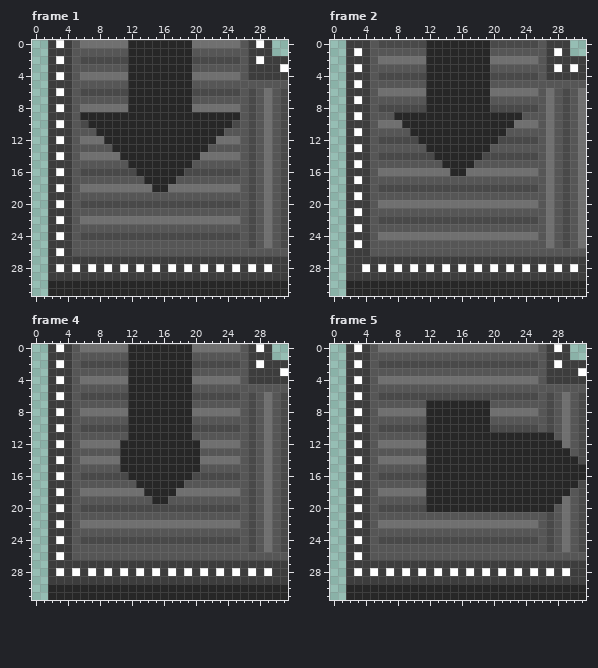
Two states of a pixel-art file, Assets/Sprites/Conveyors/down right curve conv.aseprite. The picture above is the old version.
32x32 pixels, 11 frames. Shown: frame 1, frame 2, frame 4, frame 5. The commit also changed other frames, which this record leaves out.
After the commit:
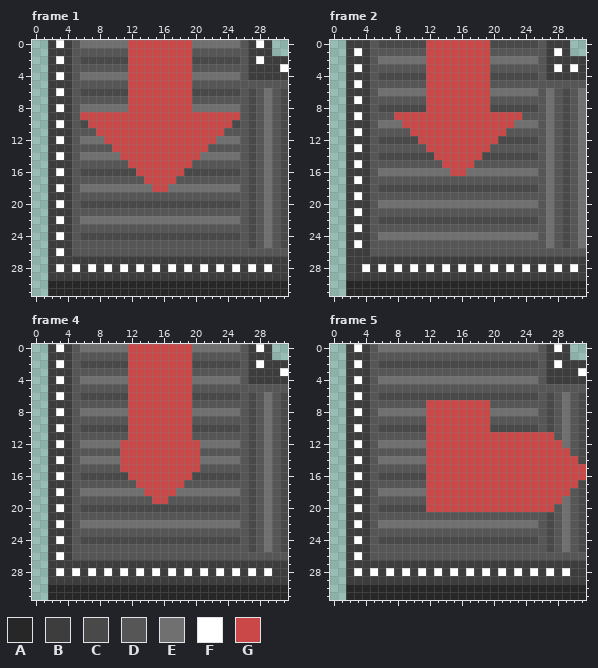
Palette (. is transparent): A #272727  B #3d3d3d  C #494949  D #565656  E #707070  F #ffffff  G #cb4848
Difference:
--- frame 1, layer "Layer 7"
@@ x 0..31 @@
- 0 ..BFBDEEEEEEAAAAAAAAEEEEEEDBFB..
- 1 ..BBBDDDDDDDAAAAAAAADDDDDDDBBB..
- 2 ..BFBDCCCCCCAAAAAAAACCCCCCDBFBBB
- 3 ..BBBDDDDDDDAAAAAAAADDDDDDDBBBBF
- 4 ..BFBDEEEEEEAAAAAAAAEEEEEEDBBBBB
- 5 ..BBBDDDDDDDAAAAAAAADDDDDDDDDDDD
- 6 ..BFBDCCCCCCAAAAAAAACCCCCCDCDEDC
- 7 ..BBBDDDDDDDAAAAAAAADDDDDDDCDEDC
- 8 ..BFBDEEEEEEAAAAAAAAEEEEEEDCDEDC
- 9 ..BBBDAAAAAAAAAAAAAAAAAAAADCDEDC
-10 ..BFBDCAAAAAAAAAAAAAAAAAACDCDEDC
-11 ..BBBDDDAAAAAAAAAAAAAAAADDDCDEDC
-12 ..BFBDEEEAAAAAAAAAAAAAAEEEDCDEDC
-13 ..BBBDDDDDAAAAAAAAAAAADDDDDCDEDC
-14 ..BFBDEEEEEAAAAAAAAAAEEEEEDCDEDC
-15 ..BBBDDDDDDDAAAAAAAADDDDDDDCDEDC
-16 ..BFBDCCCCCCCAAAAAACCCCCCCDCDEDC
-17 ..BBBDDDDDDDDDAAAADDDDDDDDDCDEDC
-18 ..BFBDEEEEEEEEEAAEEEEEEEEEDCDEDC
+ 0 ..BFBDEEEEEEGGGGGGGGEEEEEEDBFB..
+ 1 ..BBBDDDDDDDGGGGGGGGDDDDDDDBBB..
+ 2 ..BFBDCCCCCCGGGGGGGGCCCCCCDBFBBB
+ 3 ..BBBDDDDDDDGGGGGGGGDDDDDDDBBBBF
+ 4 ..BFBDEEEEEEGGGGGGGGEEEEEEDBBBBB
+ 5 ..BBBDDDDDDDGGGGGGGGDDDDDDDDDDDD
+ 6 ..BFBDCCCCCCGGGGGGGGCCCCCCDCDEDC
+ 7 ..BBBDDDDDDDGGGGGGGGDDDDDDDCDEDC
+ 8 ..BFBDEEEEEEGGGGGGGGEEEEEEDCDEDC
+ 9 ..BBBDGGGGGGGGGGGGGGGGGGGGDCDEDC
+10 ..BFBDCGGGGGGGGGGGGGGGGGGCDCDEDC
+11 ..BBBDDDGGGGGGGGGGGGGGGGDDDCDEDC
+12 ..BFBDEEEGGGGGGGGGGGGGGEEEDCDEDC
+13 ..BBBDDDDDGGGGGGGGGGGGDDDDDCDEDC
+14 ..BFBDEEEEEGGGGGGGGGGEEEEEDCDEDC
+15 ..BBBDDDDDDDGGGGGGGGDDDDDDDCDEDC
+16 ..BFBDCCCCCCCGGGGGGCCCCCCCDCDEDC
+17 ..BBBDDDDDDDDDGGGGDDDDDDDDDCDEDC
+18 ..BFBDEEEEEEEEEGGEEEEEEEEEDCDEDC
 19 ..BBBDDDDDDDDDDDDDDDDDDDDDDCDEDC
--- frame 2, layer "Layer 7"
@@ x 6..25 @@
- 0 CCCCCCAAAAAAAACCCCCC
- 1 DDDDDDAAAAAAAADDDDDD
- 2 EEEEEEAAAAAAAAEEEEEE
- 3 DDDDDDAAAAAAAADDDDDD
- 4 CCCCCCAAAAAAAACCCCCC
- 5 DDDDDDAAAAAAAADDDDDD
- 6 EEEEEEAAAAAAAAEEEEEE
- 7 DDDDDDAAAAAAAADDDDDD
- 8 CCCCCCAAAAAAAACCCCCC
- 9 DDAAAAAAAAAAAAAAAADD
-10 EEEAAAAAAAAAAAAAAEEE
-11 DDDDAAAAAAAAAAAADDDD
-12 CCCCCAAAAAAAAAACCCCC
-13 DDDDDDAAAAAAAADDDDDD
-14 CCCCCCCAAAAAACCCCCCC
-15 DDDDDDDDAAAADDDDDDDD
-16 EEEEEEEEEAAEEEEEEEEE
+ 0 CCCCCCGGGGGGGGCCCCCC
+ 1 DDDDDDGGGGGGGGDDDDDD
+ 2 EEEEEEGGGGGGGGEEEEEE
+ 3 DDDDDDGGGGGGGGDDDDDD
+ 4 CCCCCCGGGGGGGGCCCCCC
+ 5 DDDDDDGGGGGGGGDDDDDD
+ 6 EEEEEEGGGGGGGGEEEEEE
+ 7 DDDDDDGGGGGGGGDDDDDD
+ 8 CCCCCCGGGGGGGGCCCCCC
+ 9 DDGGGGGGGGGGGGGGGGDD
+10 EEEGGGGGGGGGGGGGGEEE
+11 DDDDGGGGGGGGGGGGDDDD
+12 CCCCCGGGGGGGGGGCCCCC
+13 DDDDDDGGGGGGGGDDDDDD
+14 CCCCCCCGGGGGGCCCCCCC
+15 DDDDDDDDGGGGDDDDDDDD
+16 EEEEEEEEEGGEEEEEEEEE
 17 DDDDDDDDDDDDDDDDDDDD
--- frame 4, layer "Layer 7"
@@ x 9..22 @@
- 0 EEEAAAAAAAAEEE
- 1 DDDAAAAAAAADDD
- 2 CCCAAAAAAAACCC
- 3 DDDAAAAAAAADDD
- 4 EEEAAAAAAAAEEE
- 5 DDDAAAAAAAADDD
- 6 CCCAAAAAAAACCC
- 7 DDDAAAAAAAADDD
- 8 EEEAAAAAAAAEEE
- 9 DDDAAAAAAAADDD
-10 CCCAAAAAAAACCC
-11 DDDAAAAAAAADDD
-12 EEAAAAAAAAAAEE
-13 DDAAAAAAAAAADD
-14 EEAAAAAAAAAAEE
-15 DDAAAAAAAAAADD
-16 CCCAAAAAAAACCC
-17 DDDDAAAAAADDDD
-18 EEEEEAAAAEEEEE
-19 DDDDDDAADDDDDD
+ 0 EEEGGGGGGGGEEE
+ 1 DDDGGGGGGGGDDD
+ 2 CCCGGGGGGGGCCC
+ 3 DDDGGGGGGGGDDD
+ 4 EEEGGGGGGGGEEE
+ 5 DDDGGGGGGGGDDD
+ 6 CCCGGGGGGGGCCC
+ 7 DDDGGGGGGGGDDD
+ 8 EEEGGGGGGGGEEE
+ 9 DDDGGGGGGGGDDD
+10 CCCGGGGGGGGCCC
+11 DDDGGGGGGGGDDD
+12 EEGGGGGGGGGGEE
+13 DDGGGGGGGGGGDD
+14 EEGGGGGGGGGGEE
+15 DDGGGGGGGGGGDD
+16 CCCGGGGGGGGCCC
+17 DDDDGGGGGGDDDD
+18 EEEEEGGGGEEEEE
+19 DDDDDDGGDDDDDD
 20 CCCCCCCCCCCCCC
--- frame 5, layer "Layer 7"
@@ x 10..31 @@
  6 CCCCCCCCCCCCCCCCDCDEDC
- 7 DDAAAAAAAADDDDDDDCDEDC
- 8 EEAAAAAAAAEEEEEEDCDEDC
- 9 DDAAAAAAAADDDDDDDCDEDC
-10 CCAAAAAAAACCCCCCDCDEDC
-11 DDAAAAAAAAAAAAAAAADEDC
-12 EEAAAAAAAAAAAAAAAAAEDC
-13 DDAAAAAAAAAAAAAAAAAADC
-14 EEAAAAAAAAAAAAAAAAAAAC
-15 DDAAAAAAAAAAAAAAAAAAAA
-16 CCAAAAAAAAAAAAAAAAAAAA
-17 DDAAAAAAAAAAAAAAAAAAAC
-18 EEAAAAAAAAAAAAAAAAAADC
-19 DDAAAAAAAAAAAAAAAAAEDC
-20 CCAAAAAAAAAAAAAAAADEDC
+ 7 DDGGGGGGGGDDDDDDDCDEDC
+ 8 EEGGGGGGGGEEEEEEDCDEDC
+ 9 DDGGGGGGGGDDDDDDDCDEDC
+10 CCGGGGGGGGCCCCCCDCDEDC
+11 DDGGGGGGGGGGGGGGGGDEDC
+12 EEGGGGGGGGGGGGGGGGGEDC
+13 DDGGGGGGGGGGGGGGGGGGDC
+14 EEGGGGGGGGGGGGGGGGGGGC
+15 DDGGGGGGGGGGGGGGGGGGGG
+16 CCGGGGGGGGGGGGGGGGGGGG
+17 DDGGGGGGGGGGGGGGGGGGGC
+18 EEGGGGGGGGGGGGGGGGGGDC
+19 DDGGGGGGGGGGGGGGGGGEDC
+20 CCGGGGGGGGGGGGGGGGDEDC
 21 DDDDDDDDDDDDDDDDDCDEDC
Boxes around the changes in both pictures, in picture pixels (x1, y1, x2, y2):
changed: (80, 40, 240, 192)
changed: (394, 40, 522, 176)
changed: (120, 344, 200, 504)
changed: (426, 400, 586, 512)
